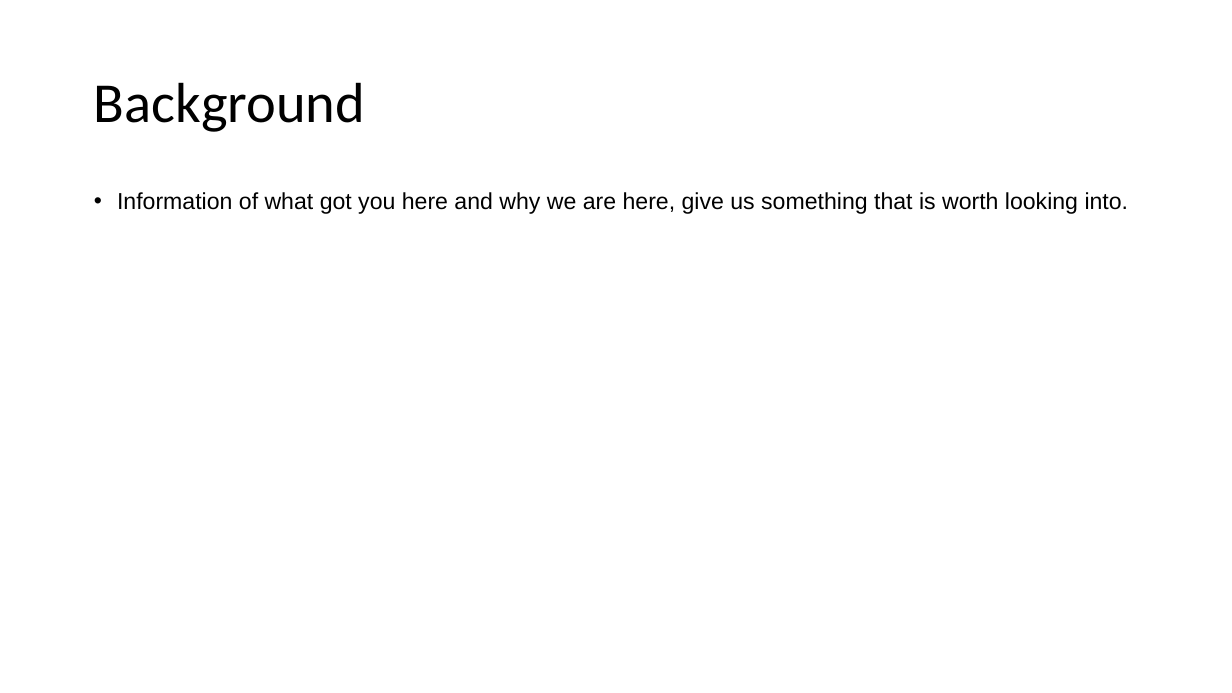
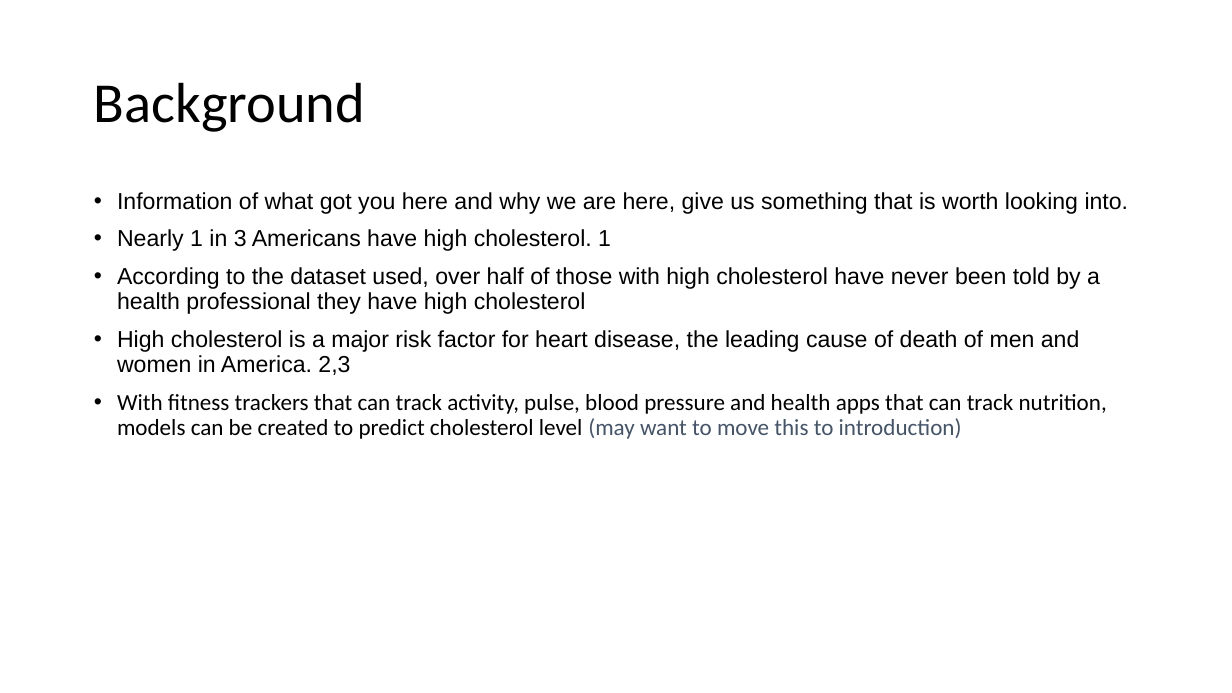
Before and after one commit to mathisme/ThinkfulDSFinalCapstone, a slide deck: slide 2 of Presentation.pptx. Drawn at 1232x693 pixels with LibreOffice and Linux fonts; fonts in the diff are those of the drawing. Boxes give left, top, right and bottom in pixels: in the first picture for what was removed or moved away, otherwise in the second. Text is boxed around its words. In the diff, an @@ line names an element or a change of style, - is before the commit and + after.

```diff
--- a/Presentation.pptx
+++ b/Presentation.pptx
@@ text at [117, 229, 1107, 439]: paragraphs added @@
+• Nearly 1 in 3 Americans have high cholesterol. 1
+• According to the dataset used, over half of those with high cholesterol have never been told by a health professional they have high cholesterol
+• High cholesterol is a major risk factor for heart disease, the leading cause of death of men and women in America. 2,3
+• With fitness trackers that can track activity, pulse, blood pressure and health apps that can track nutrition, models can be created to predict cholesterol level (may want to move this to introduction)
```
Also in this commit, not shown: 2 slides added, 2 slides removed, 1 other file.
